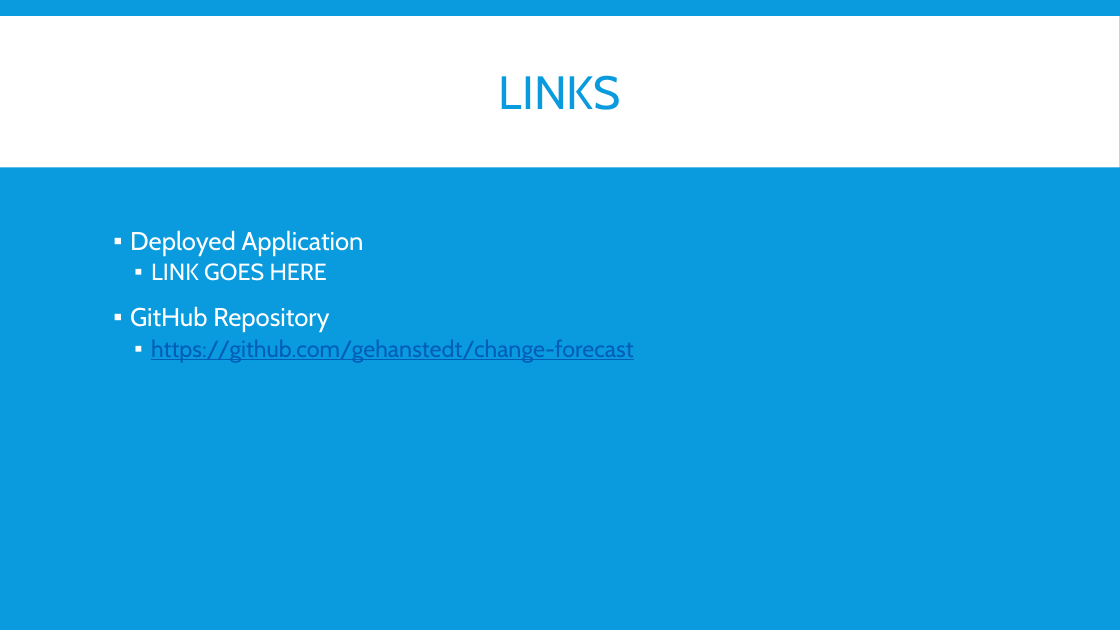
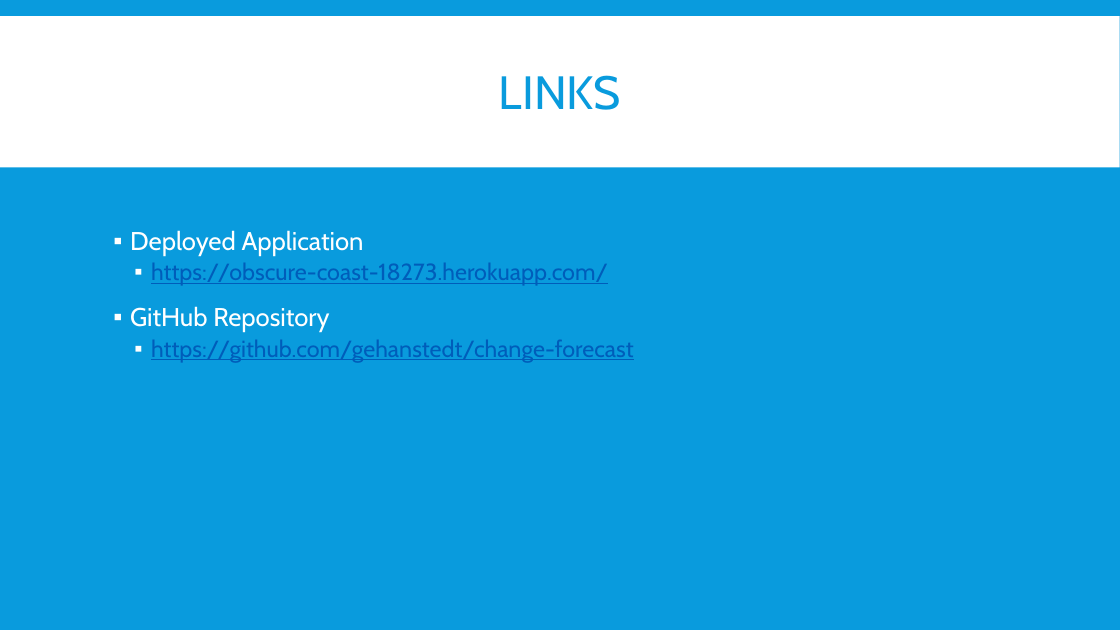
Before and after one commit to gehanstedt/change-forecast, a slide deck: slide 10 of Presentation/Draft Change Forecast Presentation.pptx. Drawn at 1120x630 pixels with LibreOffice and Linux fonts; fonts in the diff are those of the drawing. Boxes give left, top, right and bottom in pixels: in the first picture for what was removed or moved away, otherwise in the second. Text is boxed around its words. In the diff, an @@ line names an element or a change of style, - is before the commit and + after.

```diff
--- a/Presentation/Draft Change Forecast Presentation.pptx
+++ b/Presentation/Draft Change Forecast Presentation.pptx
@@ text at (151, 263, 608, 285): text changed; text colour #FFFFFF to #005DBA @@
-  ▪ LINK GOES HERE
+  ▪ https://obscure-coast-18273.herokuapp.com/
```
Also in this commit, not shown: 8 other slides changed, 1 other file.
